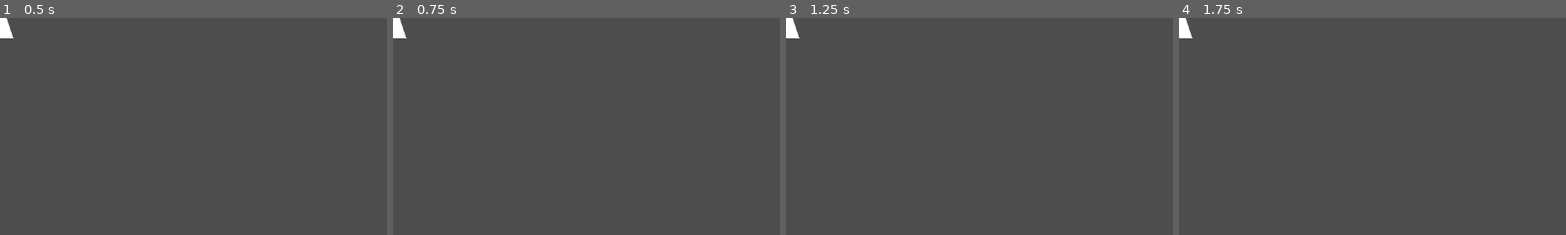
Above: before the commit, frames 1-4 (left to right).
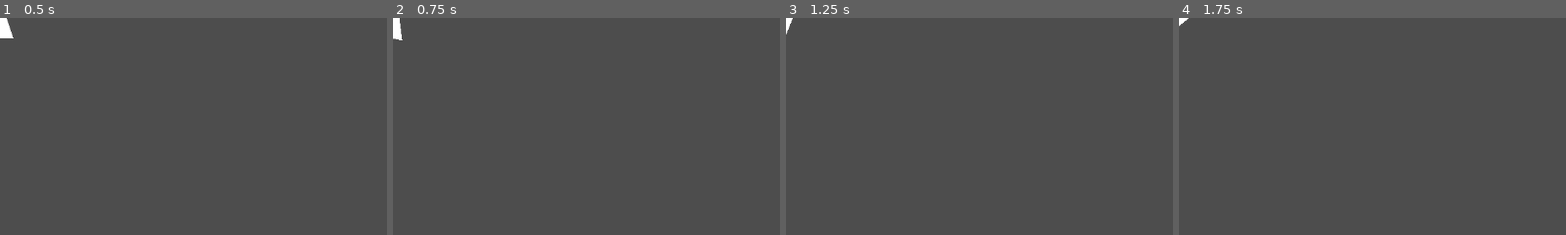
Above: after the commit, the same moments.

Repository: Adamekka/luminexia
Game: Godot game, scene res://Scenes/game.tscn
Same seed, same stepped clock (60 frames per second), same inputs: the game is played once before the commit and once after it.
Inputs:
- Up to frame 1 (0.5 s): no input
- Up to frame 2 (0.75 s): tap Enter at 0.5 s; hold Right (right) from 0.53 s (still down)
- Up to frame 3 (1.25 s): keep holding Right (right)
- Up to frame 4 (1.75 s): keep holding Right (right); tap Space at 1.25 s
The pictures show only the part of the screen within x 0-50%, y 0-50%; the shares and areas given below are measured in that part.

Frame 1 is identical in both runs. In frame 2, less than 0.1% of the frame differs, in the area x 0-4%, y 0-11%; in frame 3, 0.2%; in frame 4, 0.2%, in the area x 0-4%, y 0-10%.

Commit message:
rotate `Player` on user input

Diff:
--- a/Scripts/player.gd
+++ b/Scripts/player.gd
@@ -1,32 +1,29 @@
 extends CharacterBody2D
 
-enum Direction { UP, DOWN, LEFT, RIGHT, NONE }
+enum Rotation { LEFT, RIGHT, NONE }
 
 
-## Get the direction of the input vector
-func get_direction() -> Direction:
-	var input_vector: Vector2 = Vector2(
-		Input.get_action_strength("right") - Input.get_action_strength("left"),
-		Input.get_action_strength("down") - Input.get_action_strength("up")
-	)
-
-	match input_vector:
-		Vector2(0, 0):
-			return Direction.NONE
-		Vector2(1, 0):
-			return Direction.RIGHT
-		Vector2(-1, 0):
-			return Direction.LEFT
-		Vector2(0, 1):
-			return Direction.DOWN
-		Vector2(0, -1):
-			return Direction.UP
-		_:
-			return Direction.NONE
+## Get rotation direction from the input
+func get_rotation_direction() -> Rotation:
+	if Input.get_action_strength("right") == 1:
+		return Rotation.RIGHT
+	elif Input.get_action_strength("left") == 1:
+		return Rotation.LEFT
+	else:
+		return Rotation.NONE
 
 
-func _physics_process(_delta: float):
-	var direction: Direction = get_direction()
-	print(direction)
+func _physics_process(delta: float):
+	var player_rotation: float = 0.1
 
-	pass
+	var rotation_direction: Rotation = get_rotation_direction()
+	match rotation_direction:
+		Rotation.LEFT:
+			player_rotation = -1
+		Rotation.RIGHT:
+			player_rotation = 1
+		Rotation.NONE:
+			player_rotation = 0
+
+	# Rotate the player
+	rotate(player_rotation * delta)
